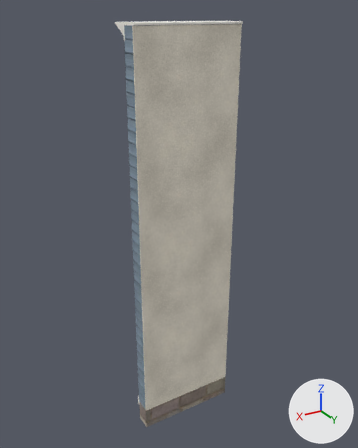
An edit to the glTF model kits/armazem/pieces/front_plain.glb, drawn before and after from the same camera.
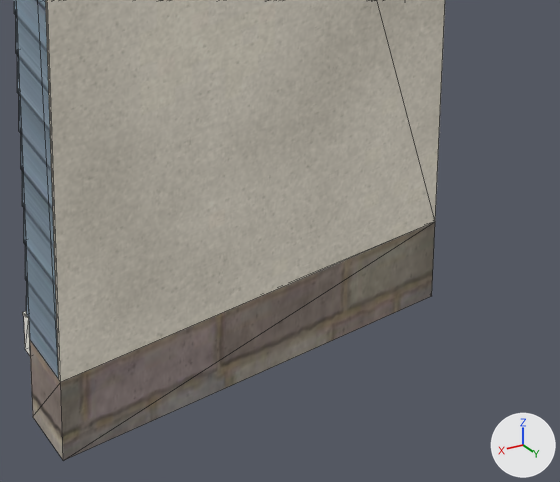
Each version appears first whole from a 50 mm lens placed at (4.46, 7.37, 7.52), pointed at (-0.05, -0.13, 3.77), and next in a close-up on the part from 37% to 70% of the width and 74% to 96% of the height. Arrows for +X, +Y and +Z are at lower right; the lights stay in place. The older version's two pictures come first. The close-ups show mesh edges as thin lines.

Before the edit, the objects in view are built like this:
```python
me_front_plain_plaster = bpy.data.meshes.new('front_plain_plaster')
me_front_plain_plaster.from_pydata(...)  # 8 vertices, 10 faces; spans x -1.0..1.0, y 0.28..0.3, z 0.0..7.32
me_front_plain_plaster.materials.append(mat_plaster)
me_front_plain_siding = bpy.data.meshes.new('front_plain_siding')
me_front_plain_siding.from_pydata(...)  # 292 vertices, 438 faces; spans x -1.0..1.0, y -0.02..0.28, z 0.0..7.32
me_front_plain_siding.materials.append(mat_siding)
me_front_plain_stone = bpy.data.meshes.new('front_plain_stone')
me_front_plain_stone.from_pydata(...)  # a box spanning x -1.0..1.0, y 0.0..0.3, z -0.45..0.0
me_front_plain_stone.materials.append(mat_stone)
ob_front_plain_plaster = bpy.data.objects.new('front_plain_plaster', me_front_plain_plaster)
ob_front_plain_plaster.location = (0.0, 0.0, 0.0)
ob_front_plain_siding = bpy.data.objects.new('front_plain_siding', me_front_plain_siding)
ob_front_plain_siding.location = (0.0, 0.0, 0.0)
ob_front_plain_stone = bpy.data.objects.new('front_plain_stone', me_front_plain_stone)
ob_front_plain_stone.location = (0.0, 0.0, 0.0)
```
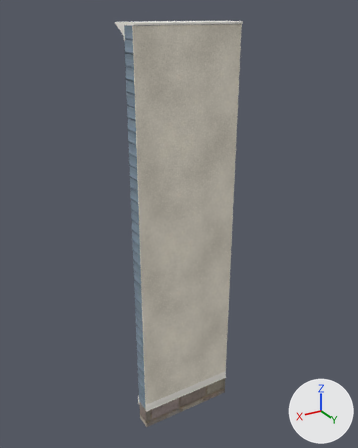
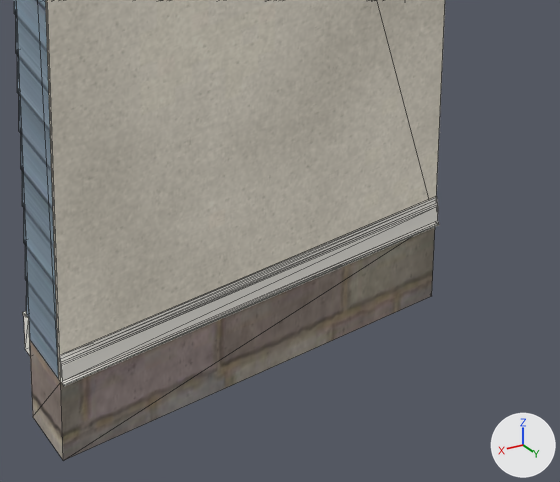
Location of each change, [x1, y1, x2, y2] in pixels of the close-ups (560 x 482 px):
'molduras', added
    after: [60, 197, 439, 386]

The change, as a diff of the scene's bpy script:
```diff
--- a/kits/armazem/pieces/front_plain.glb.py
+++ b/kits/armazem/pieces/front_plain.glb.py
@@ me_molduras @@
+me_molduras.from_pydata(...)  # 22 vertices, 40 faces; spans x -1.0..1.0, y 0.3..0.33, z 0.0..0.15
+me_molduras.materials.append(mat_trim)  # white #f8f6ee
@@ ob_molduras @@
+ob_molduras = bpy.data.objects.new('molduras', me_molduras)
+ob_molduras.location = (0.0, 0.0, 0.0)
```
